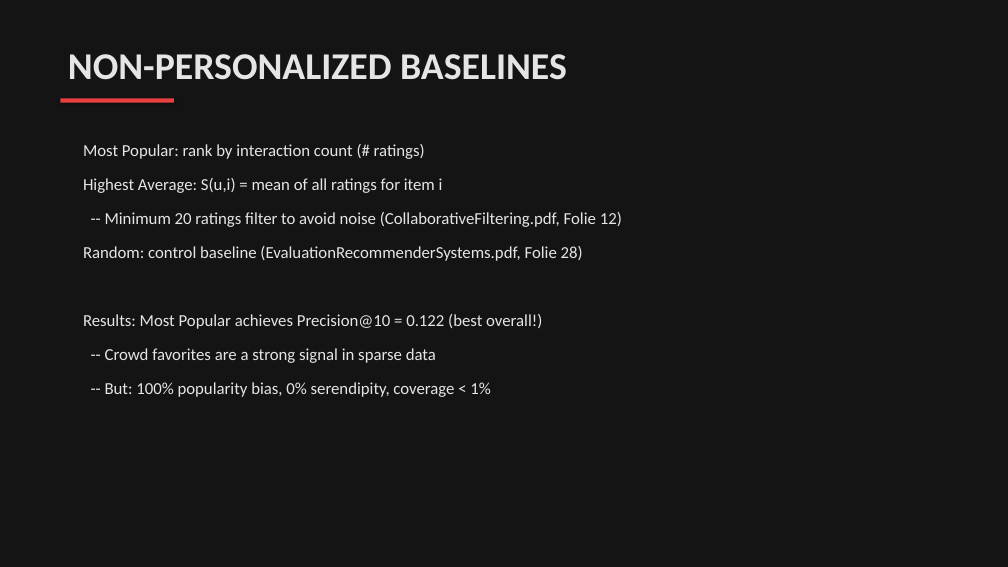
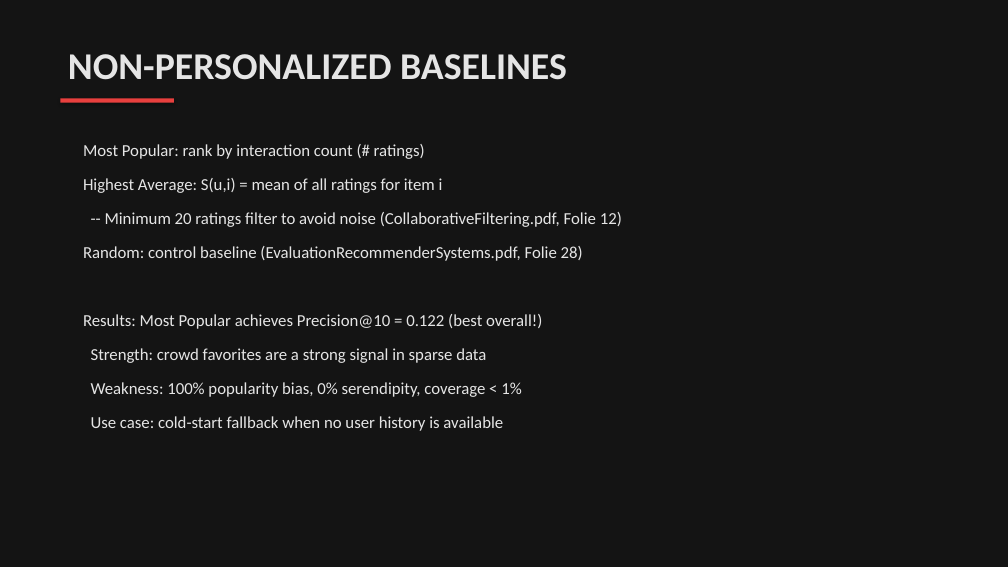
Before and after one commit to Thisisntevenmyfinale/cinematch, a slide deck: slide 5 of CineMatch_Presentation.pptx. Drawn at 1008x567 pixels with LibreOffice and Linux fonts; fonts in the diff are those of the drawing. Boxes give left, top, right and bottom in pixels: in the first picture for what was removed or moved away, otherwise in the second. Text is boxed around its words. In the diff, an @@ line names an element or a change of style, - is before the commit and + after.

```diff
--- a/CineMatch_Presentation.pptx
+++ b/CineMatch_Presentation.pptx
@@ text at [91,348,486,363]: text changed @@
--- Crowd favorites are a strong signal in sparse data
+Strength: crowd favorites are a strong signal in sparse data
@@ text at [91,382,521,397]: text changed @@
--- But: 100% popularity bias, 0% serendipity, coverage < 1%
+Weakness: 100% popularity bias, 0% serendipity, coverage < 1%
@@ text added at [91,416,503,431], 16 pt, text #E5E5E5 @@
+Use case: cold-start fallback when no user history is available
```
Also in this commit, not shown: 11 other slides changed, 4 slides added, 1 other file.
